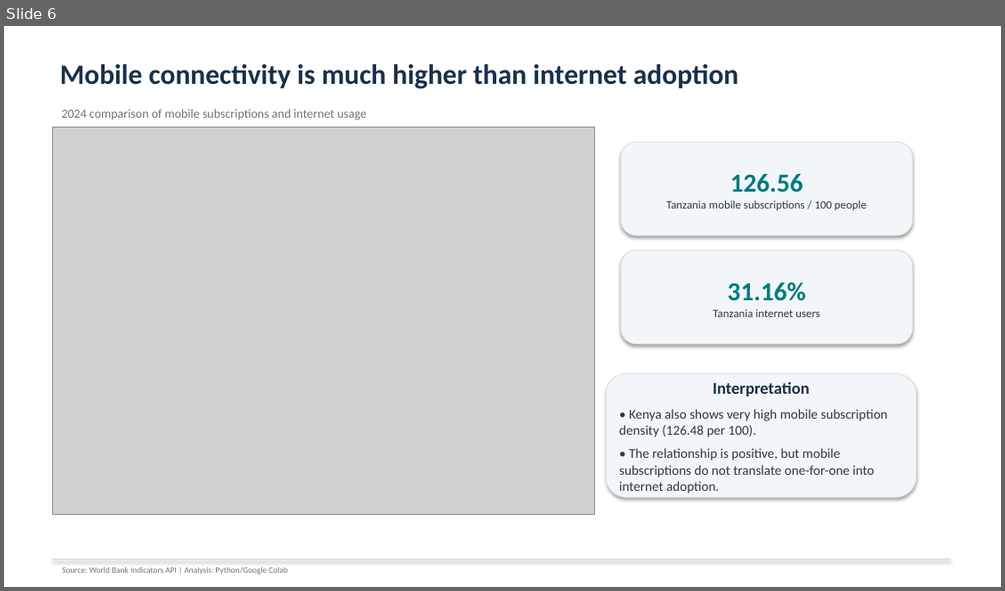
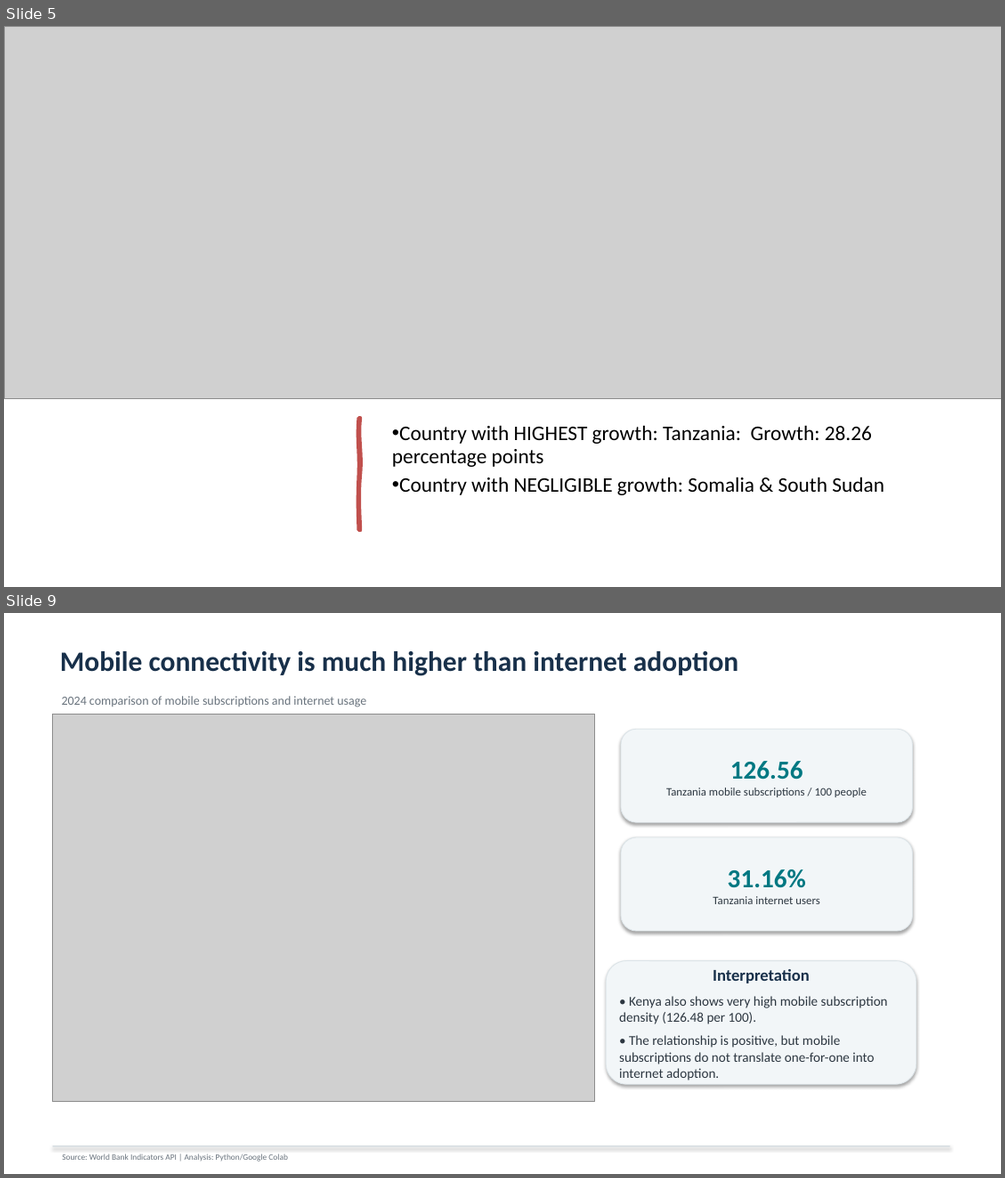
Before and after one commit to kathembo-tsongo/Digital-transformation_semester_Project_Group_2, a slide deck: Group 2 Capstone-Digital Transformation.pptx. Shown one above the other, each under a label of ours: slide 6 before the commit, slides 5 and 9 after it; the slides between them are not shown. The pictures are 1005x591 and 1005x1178 pixels, drawn with LibreOffice and Linux fonts; fonts in the diff are those of the drawing; grey boxes stand for pictures. Boxes give left, top, right and bottom in pixels: in the first picture for what was removed or moved away, otherwise in the second. Text is boxed around its words. In the diff, an @@ line names an element or a change of style, - is before the commit and + after.

```diff
--- a/Group 2 Capstone-Digital Transformation.pptx
+++ b/Group 2 Capstone-Digital Transformation.pptx
@@ slide 5 added at bbox=[4, 26, 1001, 587], background #FFFFFF @@
@@ picture added at bbox=[4, 26, 1001, 399] @@
@@ freeform shape added at bbox=[358, 418, 360, 530], fill #C0504D, outline #C0504D 3.5 pt @@
@@ text added at bbox=[392, 425, 884, 495], 20 pt, text #000000 @@
+• Country with HIGHEST growth: Tanzania: Growth: 28.26 percentage points
+• Country with NEGLIGIBLE growth: Somalia & South Sudan
@@ what was slide 6 is now slide 9 @@
```
Also in this commit, not shown: 2 slides changed, 4 other slides added, 1 slide removed, 1 other file.
